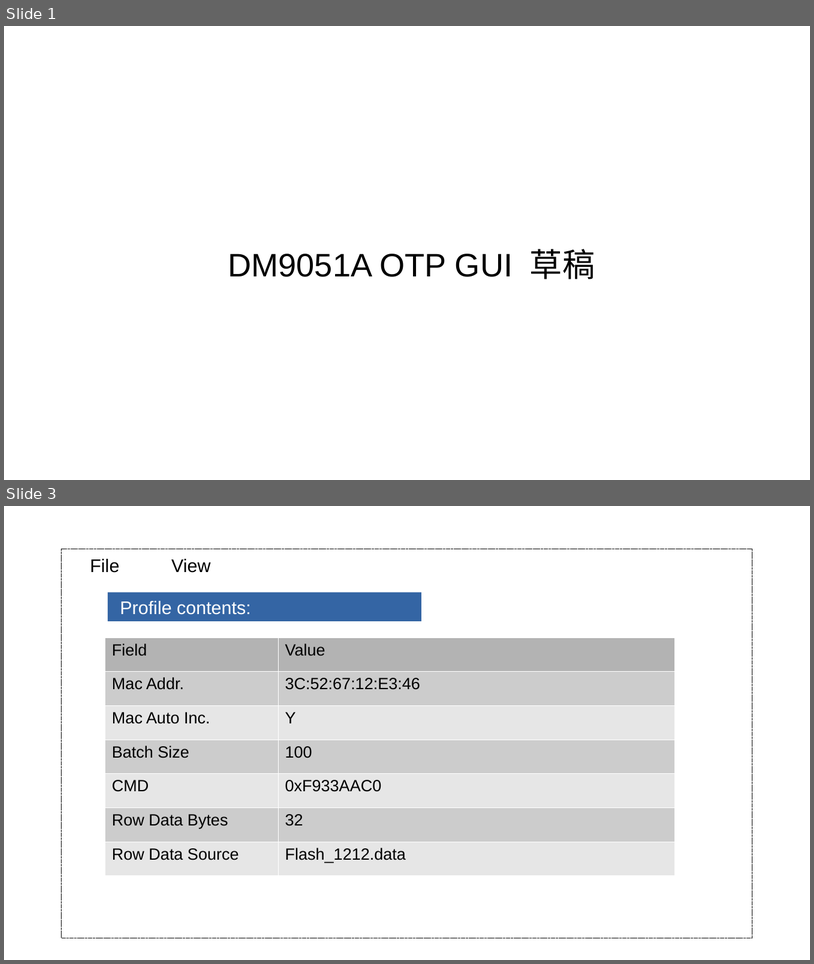
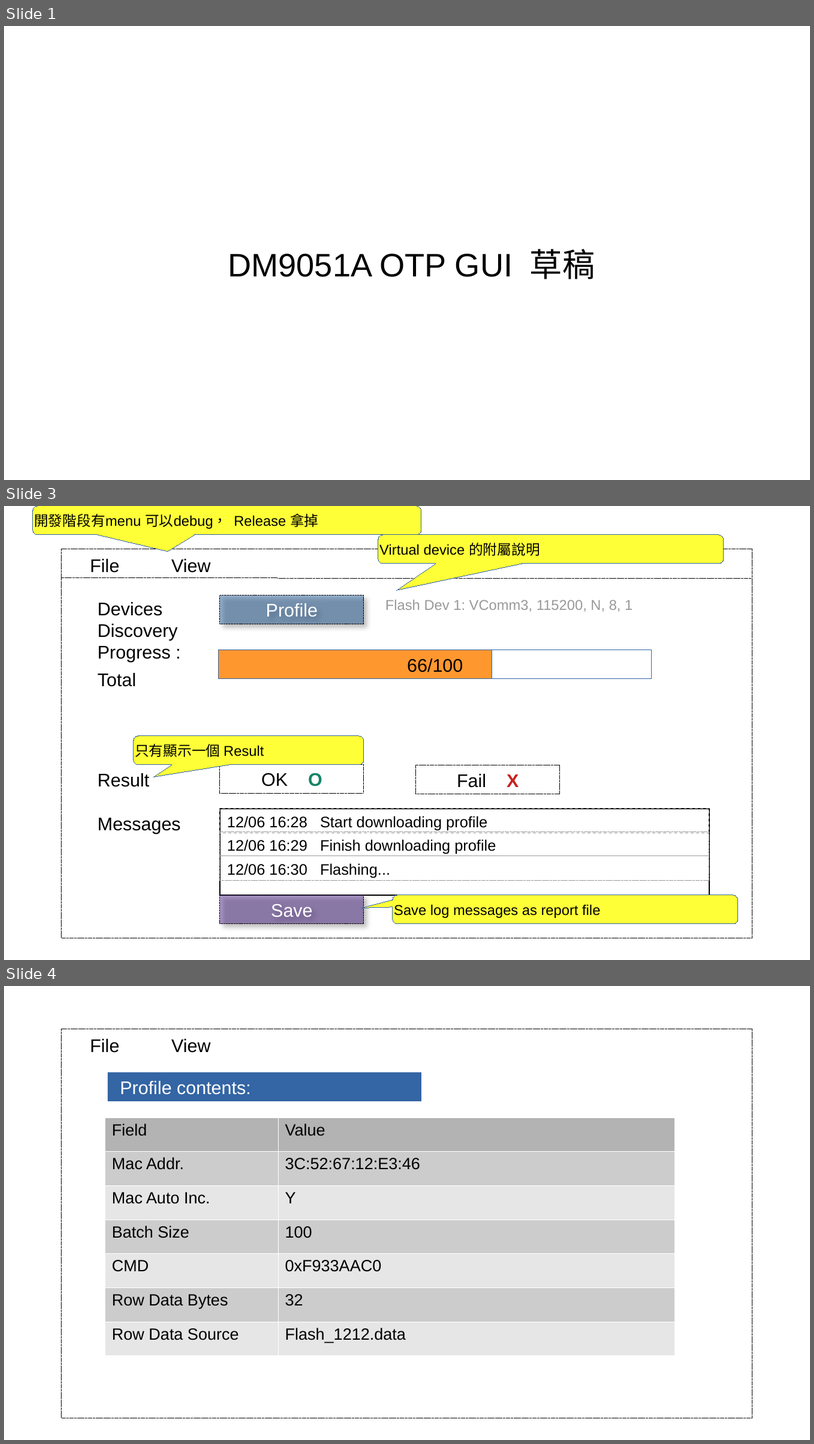
Before and after one commit to tomjpsun/obsidianVaults, a slide deck: DM9051A OTP 燒錄專案/Sketch.odp. Shown one above the other, each under a label of ours: slides 1 and 3 before the commit, slides 1, 3 and 4 after it; the slides between them are not shown. The pictures are 814x964 and 814x1444 pixels, drawn with LibreOffice and Linux fonts; fonts in the diff are those of the drawing. Boxes give left, top, right and bottom in pixels: in the first picture for what was removed or moved away, otherwise in the second. Text is boxed around its words. In the diff, an @@ line names an element or a change of style, - is before the commit and + after.

```diff
--- a/DM9051A OTP 燒錄專案/Sketch.odp
+++ b/DM9051A OTP 燒錄專案/Sketch.odp
@@ slide 3 added at (x1=4, y1=506, x2=810, y2=960), background #FFFFFF @@
@@ rounded speech box added at (x1=33, y1=506, x2=421, y2=535), fill #FFFF38, outline #3465A4 0 pt, 14 pt, text #000000 @@
+開發階段有menu 可以debug， Release 拿掉
@@ rounded speech box added at (x1=378, y1=535, x2=724, y2=563), fill #FFFF38, outline #3465A4 0 pt, 14 pt, text #000000 @@
+Virtual device 的附屬說明
@@ rectangle added at (x1=62, y1=549, x2=753, y2=938), outline #000000 0 pt dashed @@
@@ text added at (x1=90, y1=559, x2=119, y2=573), 18 pt, text #000000 @@
+File
@@ text added at (x1=171, y1=559, x2=210, y2=573), 18 pt, text #000000 @@
+View
@@ line added from (62, 578) to (753, 578), #000000 0 pt dashed @@
@@ rectangle added at (x1=220, y1=595, x2=364, y2=624), fill #2A6099 at 50% opacity, outline #000000 0 pt, 18 pt, text #FFFFFF @@
+Profile
@@ text added at (x1=98, y1=602, x2=178, y2=640), 18 pt, text #000000 @@
+Devices Discovery
@@ text added at (x1=386, y1=600, x2=633, y2=612), 14 pt, text #999999 @@
+Flash Dev 1: VComm3, 115200, N, 8, 1
@@ text added at (x1=98, y1=646, x2=171, y2=662), 18 pt, text #000000 @@
+Progress :
@@ rectangle added at (x1=218, y1=650, x2=492, y2=679), fill #FF972F, outline #3465A4 0 pt @@
@@ rectangle added at (x1=218, y1=650, x2=651, y2=679), outline #3465A4 0 pt, 18 pt, text #000000 @@
+66/100
@@ text added at (x1=98, y1=673, x2=136, y2=687), 18 pt, text #000000 @@
+Total
@@ rounded speech box added at (x1=134, y1=736, x2=364, y2=765), fill #FFFF38, outline #3465A4 0 pt, 14 pt, text #000000 @@
+只有顯示一個 Result
@@ text added at (x1=98, y1=773, x2=149, y2=787), 18 pt, text #000000 @@
+Result
@@ rectangle added at (x1=220, y1=765, x2=364, y2=793), outline #000000 0 pt dashed, 18 pt, text #000000 @@
+OK O
@@ rectangle added at (x1=416, y1=765, x2=560, y2=793), outline #000000 0 pt dashed, 18 pt, text #000000 @@
+Fail X
@@ rectangle added at (x1=220, y1=808, x2=710, y2=895), outline #000000 1.5 pt @@
@@ rectangle added at (x1=220, y1=808, x2=710, y2=832), outline #999999 0 pt dashed, 15 pt, text #000000 @@
+12/06 16:28 Start downloading profile
@@ text added at (x1=98, y1=817, x2=181, y2=834), 18 pt, text #000000 @@
+Messages
@@ rectangle added at (x1=220, y1=832, x2=710, y2=856), outline #999999 0 pt dashed, 15 pt, text #000000 @@
+12/06 16:29 Finish downloading profile
@@ rectangle added at (x1=220, y1=856, x2=710, y2=880), outline #999999 0 pt dashed, 15 pt, text #000000 @@
+12/06 16:30 Flashing...
@@ rectangle added at (x1=220, y1=895, x2=364, y2=923), fill #55308D at 50% opacity, outline #000000 0 pt, 18 pt, text #FFFFFF @@
+Save
@@ rounded speech box added at (x1=393, y1=895, x2=738, y2=923), fill #FFFF38, outline #3465A4 0 pt, 14 pt, text #000000 @@
+Save log messages as report file
@@ what was slide 3 is now slide 4 @@
```
Also in this commit, not shown: 1 slide changed, 2 other slides added, 1 other file.
